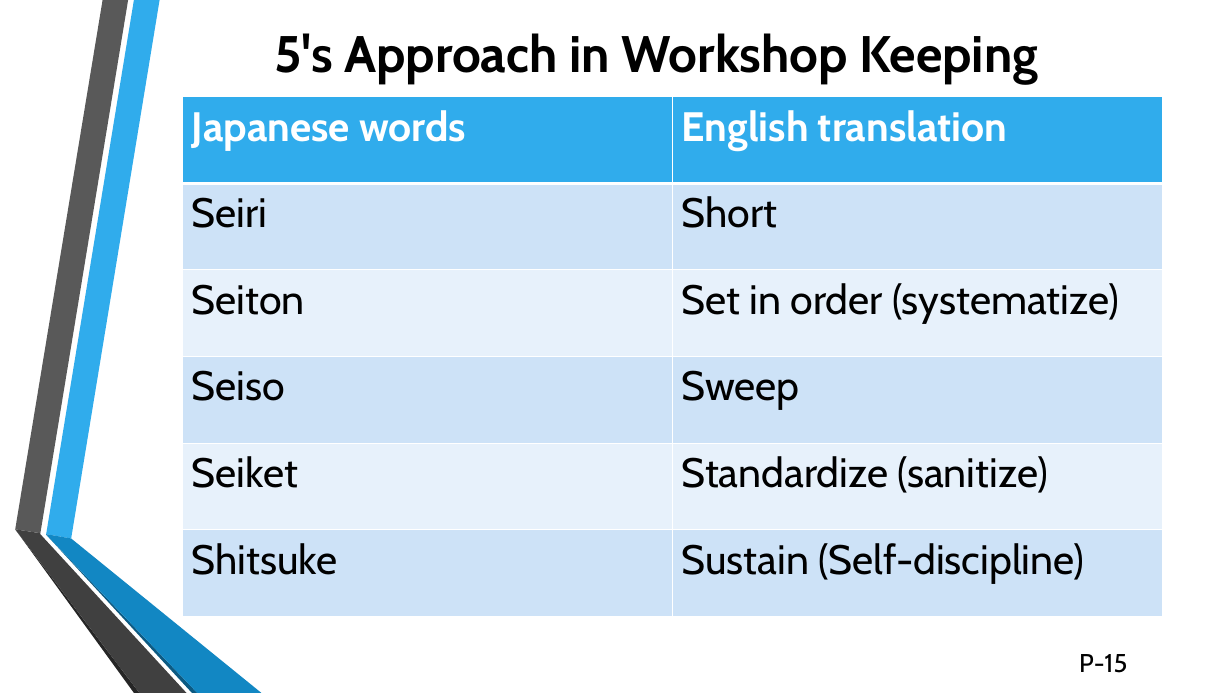
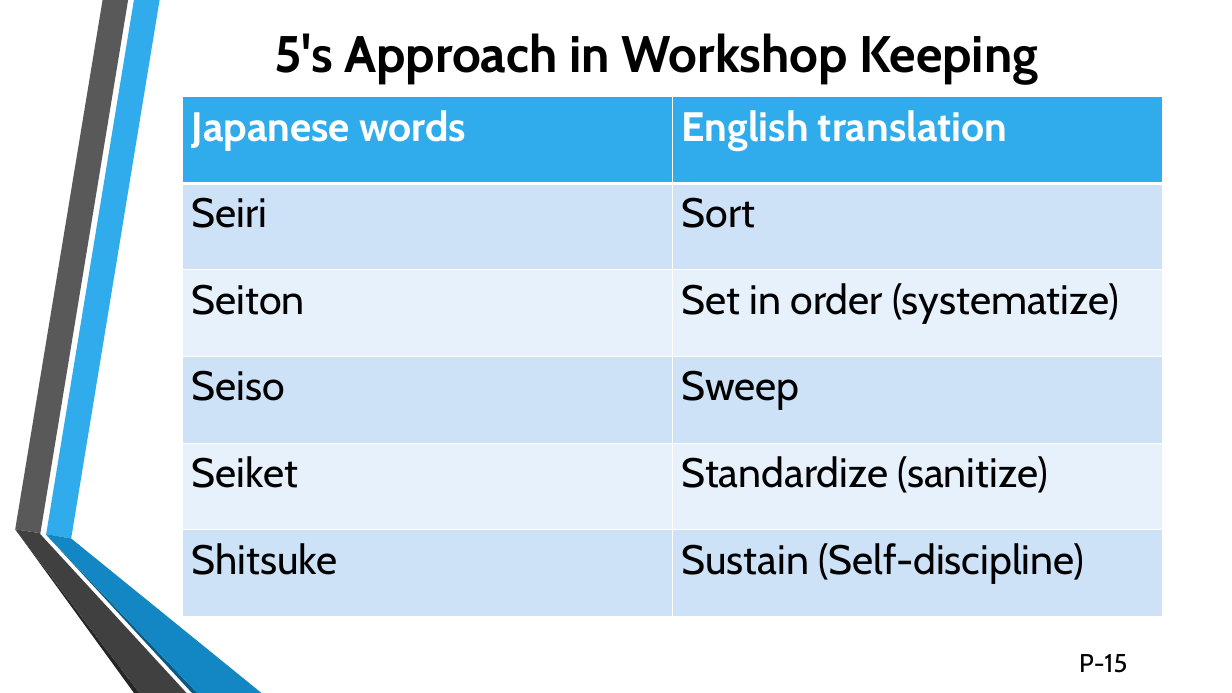
Before and after one commit to reza-iist/CBT-A-L-4, a slide deck: slide 5 of Day-5-Session-3-5.1-Maintain-Tr_Equpment.pptx. Drawn at 1232x693 pixels with LibreOffice and Linux fonts; fonts in the diff are those of the drawing; background and template pictures are left out. Boxes give left, top, right and bottom in pixels: in the first picture for what was removed or moved away, otherwise in the second. Text is boxed around its words. In the diff, an @@ line names an element or a change of style, - is before the commit and + after.

```diff
--- a/Day-5-Session-3-5.1-Maintain-Tr_Equpment.pptx
+++ b/Day-5-Session-3-5.1-Maintain-Tr_Equpment.pptx
@@ table at bbox=[183, 97, 1163, 616] @@
-row 2, column 2: Short
+row 2, column 2: Sort
```
